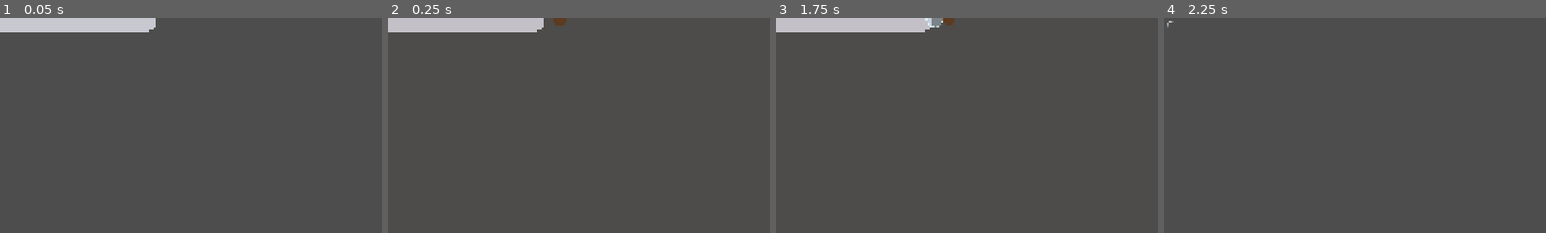
Above: before the commit, frames 1-4 (left to right).
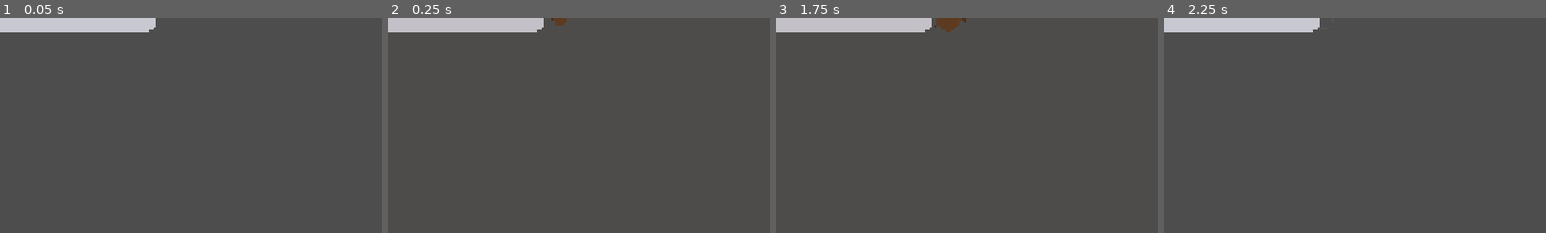
Above: after the commit, the same moments.

Repository: SnirNehemia/deeper
Game: Godot game, scene res://tests/test_enemy_spitter.tscn
Same seed, same stepped clock (60 frames per second), same inputs: the game is played once before the commit and once after it. This scene is started directly instead of the project's main scene.
Inputs:
- Up to frame 1 (0.05 s): no input
- Up to frame 2 (0.25 s): no input
- Up to frame 3 (1.75 s): tap Enter at 0.5 s; hold D from 0.53 s (still down); tap E at 0.6 s; tap Space at 0.77, 1.25, 1.52 s; tap Q at 1.35 s
- Up to frame 4 (2.25 s): release D at 2.03 s; hold A from 2.03 s (still down); tap Enter at 2.1 s
The pictures show only the part of the screen within x 0-50%, y 0-50%; the shares and areas given below are measured in that part.

Frame 1 is identical in both runs. In frame 2, less than 0.1% of the frame differs, in the area x 42-44%, y 0-3%; in frame 3, 0.3%; in frame 4, 2.7%, in the area x 0-41%, y 0-7%.

Commit message:
M9 tuning: denser, fanned spitter volleys (Small 1 / Big 5 / Elite 10)
Snir's call -- make bigger spitters scarier. Bubble counts per tier go
1/2/4 -> 1/5/10, and a multi-bubble volley now fans out EVENLY across the
spread cone (each bubble a slightly different angle + a little jitter) rather
than random scatter, so the wall of bubbles is harder to both intercept and
dodge. Counts + scatter_spread_deg (22 deg) live in GameFeel.spitter; the
even-fan math is in Fish._fire_bubbles. New test asserts an Elite volley
spawns all bubbles at once and fans across a real angular spread. Spitter
suite green, clean boot.

Co-Authored-By: Claude Opus 4.8 <noreply@anthropic.com>

Diff:
--- a/autoload/game_feel.gd
+++ b/autoload/game_feel.gd
@@ -326,12 +326,15 @@
 	var inflate_cooldown_s: float = 2.5
 	## Drawn body scale at full inflation (1.0 = resting size).
 	var inflate_full_scale: float = 1.9
-	## Bubbles fired per tier (Small 1, Big 2, Elite a scatter spread).
+	## Bubbles fired per tier — bigger spitters throw a denser volley that's
+	## harder to both intercept and dodge (Small 1, Big 5, Elite 10).
 	var small_bubbles: int = 1
-	var big_bubbles: int = 2
-	var elite_bubbles: int = 4
-	## Half-angle (deg) of the random spread cone when firing more than one.
-	var scatter_spread_deg: float = 18.0
+	var big_bubbles: int = 5
+	var elite_bubbles: int = 10
+	## Half-angle (deg) of the spread cone. A volley of >1 fans out EVENLY across
+	## (-this..+this) so every bubble flies a slightly different angle (with a hint
+	## of jitter so it doesn't look mechanical).
+	var scatter_spread_deg: float = 22.0
 	## Damage multiplier applied to hits taken while inflated (juicy target).
 	var inflate_damage_mult: float = 2.0
 	## Extra currency added to the drop if it's popped while inflated.
--- a/scripts/fauna/fish.gd
+++ b/scripts/fauna/fish.gd
@@ -529,8 +529,10 @@
 		_:
 			return GameFeel.spitter.small_bubbles
 
-## Spawn the volley: one bubble straight at the sub, extras jittered within a
-## spread cone. Each is a destructible Bubble (scripts/fauna/bubble.gd).
+## Spawn the volley aimed at the sub. A single bubble flies straight; a multi-
+## bubble volley fans out EVENLY across the spread cone (each a slightly
+## different angle, plus a touch of jitter), so it's harder to both intercept
+## and dodge. Each is a destructible Bubble (scripts/fauna/bubble.gd).
 func _fire_bubbles(ppm: float) -> void:
 	if sub == null:
 		return
@@ -538,10 +540,14 @@
 	var aim := global_position.direction_to(sub.global_position)
 	var count := _bubble_count()
 	var spread := deg_to_rad(sp.scatter_spread_deg)
+	# Even angular gap between adjacent bubbles across (-spread..+spread).
+	var gap := (2.0 * spread) / float(count - 1) if count > 1 else 0.0
 	var muzzle := _base_length_m() * class_stats().size_scale * ppm * 0.6
 	for i in count:
-		var jitter := 0.0 if count <= 1 else randf_range(-spread, spread)
-		var dir := aim.rotated(jitter)
+		var offset := 0.0
+		if count > 1:
+			offset = -spread + gap * i + randf_range(-gap * 0.25, gap * 0.25)
+		var dir := aim.rotated(offset)
 		var b := Bubble.new()
 		b.velocity = dir * GameFeel.bubble.speed_mps * ppm
 		get_parent().add_child(b)
--- a/tests/test_enemy_spitter.gd
+++ b/tests/test_enemy_spitter.gd
@@ -13,6 +13,7 @@
 
 func _ready() -> void:
 	await _test_tiers_and_bubble_counts()
+	await _test_volley_fans_out()
 	await _test_inflate_cycle_fires_bubbles()
 	await _test_bubble_breaches_sub()
 	await _test_bullet_chips_then_second_pops()
@@ -72,12 +73,49 @@
 	_check(small.enemy_def.grabbable, "the Spitter is grabbable")
 	_check(elite.hp_max > small.hp_max, "Elite has more hp than Small")
 	_check(small._bubble_count() == GameFeel.spitter.small_bubbles, "Small fires 1 bubble")
-	_check(big._bubble_count() == GameFeel.spitter.big_bubbles, "Big fires 2 bubbles")
-	_check(elite._bubble_count() == GameFeel.spitter.elite_bubbles, "Elite fires a scatter (4)")
+	_check(big._bubble_count() == GameFeel.spitter.big_bubbles
+		and big._bubble_count() > small._bubble_count(), "Big fires a denser volley than Small")
+	_check(elite._bubble_count() == GameFeel.spitter.elite_bubbles
+		and elite._bubble_count() > big._bubble_count(), "Elite fires the densest volley")
 
 	small.queue_free()
 	big.queue_free()
 	elite.queue_free()
+	sub.queue_free()
+	await _frames(2)
+
+func _test_volley_fans_out() -> void:
+	print("[a multi-bubble volley fans out across distinct angles]")
+	var sub := Sub.new()
+	add_child(sub)
+	await _frames(2)
+
+	# Elite to the LEFT of the sub, so the volley aims toward +x (angles near 0,
+	# safely away from the ±PI wraparound when we measure the spread).
+	var fish := _spitter(sub, EnemyDef.Class.ELITE, sub.global_position + Vector2(-10.0 * _ppm(), 0))
+	await _frames(2)
+
+	fish._fire_bubbles(_ppm())
+	await _frames(1)
+
+	var angles: Array[float] = []
+	for child in get_children():
+		if child is Bubble:
+			angles.append((child as Bubble).velocity.angle())
+	_check(angles.size() == GameFeel.spitter.elite_bubbles,
+		"an Elite volley spawns all elite_bubbles bubbles at once")
+	var amin: float = angles[0]
+	var amax: float = angles[0]
+	for a in angles:
+		amin = minf(amin, a)
+		amax = maxf(amax, a)
+	_check(amax - amin > deg_to_rad(10.0),
+		"the volley fans across a real angular spread (not all one direction)")
+
+	for child in get_children():
+		if child is Bubble:
+			child.queue_free()
+	fish.queue_free()
 	sub.queue_free()
 	await _frames(2)
 
Not shown, changed: STATUS.md
Not shown, changed: TUNING.md
